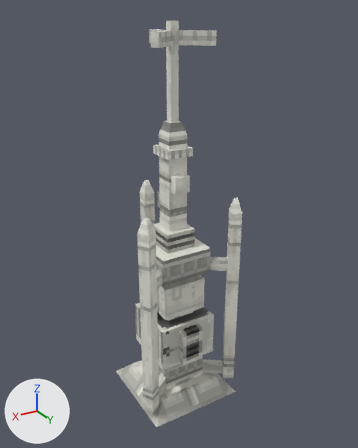
The Blender file resources/models/Blocks/Vaporators/MoistureVaporator.blend as it was, and as the next commit left it.
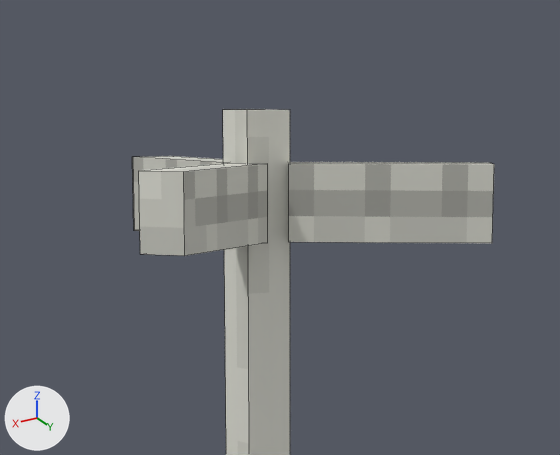
Each version is shown whole from a camera (50 mm lens) standing at (5.91, 10.13, 10.1) and looking at (-0.2, -0.05, 5.01), then close up on the part from 35% to 64% of the width and 0% to 19% of the height. The lights are fixed; the arrows at lower left show +X, +Y and +Z. The close-ups show mesh edges as thin lines.
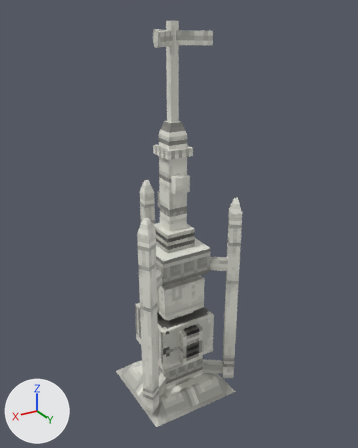
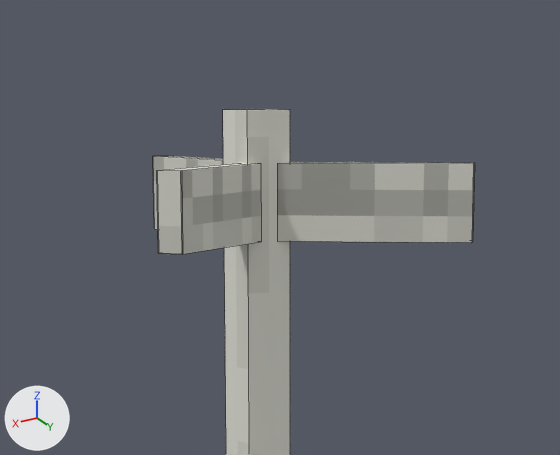
Changed parts and their boxes [x1, y1, x2, y2] in the close-ups (560 x 455 px):
```json
{"object": "Cube.004", "change": "reshaped", "before": [132, 109, 494, 455], "after": [153, 109, 475, 455]}
{"part": 1, "of": "me_cube_004", "change": "rebuilt", "before": [288, 164, 289, 242], "after": [277, 163, 473, 243]}
{"part": 2, "of": "me_cube_004", "change": "deleted", "before": [289, 164, 494, 243]}
{"part": 3, "of": "me_cube_004", "change": "built on", "before": [132, 157, 268, 256], "after": [153, 157, 475, 254]}
{"part": 4, "of": "me_cube_004", "change": "surface changed", "before": [142, 156, 492, 164], "after": [153, 156, 475, 241]}
```

Scene script edits in JSON lines:
```json
{"block": "me_cube_004", "where": "# used by ob_cube_004; location = (0.0, 0.0, 0.0)"}
{"op": "remove", "block": "me_cube_004", "code": "me_cube_004.from_pydata(...)  # 346 vertices, 158 faces; spans x -1.45..1.45, y -1.58..1.3, z 0.0..9.9"}
{"op": "add", "block": "me_cube_004", "code": "me_cube_004.from_pydata(...)  # 350 vertices, 158 faces; spans x -1.45..1.45, y -1.58..1.3, z 0.0..9.9"}
{"block": "me_cube_004", "change": "me_cube_004 part 1: the loose piece of 8 vertices spanning x -0.81..-0.05, y 0.0..0.68, z 9.4..9.7 is rebuilt with 4 vertices and now spans x -0.67..-0.04, y 0.1..0.59, z 9.4..9.7"}
{"block": "me_cube_004", "change": "me_cube_004 part 2: the loose piece of 4 vertices spanning x -0.71..-0.05, y 0.18..0.68, z 9.4..9.7 is deleted"}
{"block": "me_cube_004", "change": "me_cube_004 part 3"}
{"block": "me_cube_004", "change": "1 vertex is removed from x 0.81, y 0.5, z 9.7"}
{"block": "me_cube_004", "change": "7 faces are deleted"}
{"block": "me_cube_004", "change": "6 vertices in x 0.12..0.13, y -0.85..-0.05, z 9.4..9.7 move by (-0.1, 0.0, 0.0)"}
{"block": "me_cube_004", "change": "15 vertices move from x -0.81..0.81, y 0.0..0.68, z 9.4..9.7 to x -0.73..0.73, y 0.02..0.59, z 9.4..9.7"}
{"block": "me_cube_004", "change": "13 vertices are added at x -0.73..0.74, y 0.02..0.59, z 9.4..9.7"}
{"block": "me_cube_004", "change": "11 new faces join them"}
{"block": "me_cube_004", "change": "me_cube_004 part 4: 6 kept faces spanning x -0.73..0.73, y -0.85..0.59, z 9.4..9.7 get new texture (UV) coordinates"}
```
